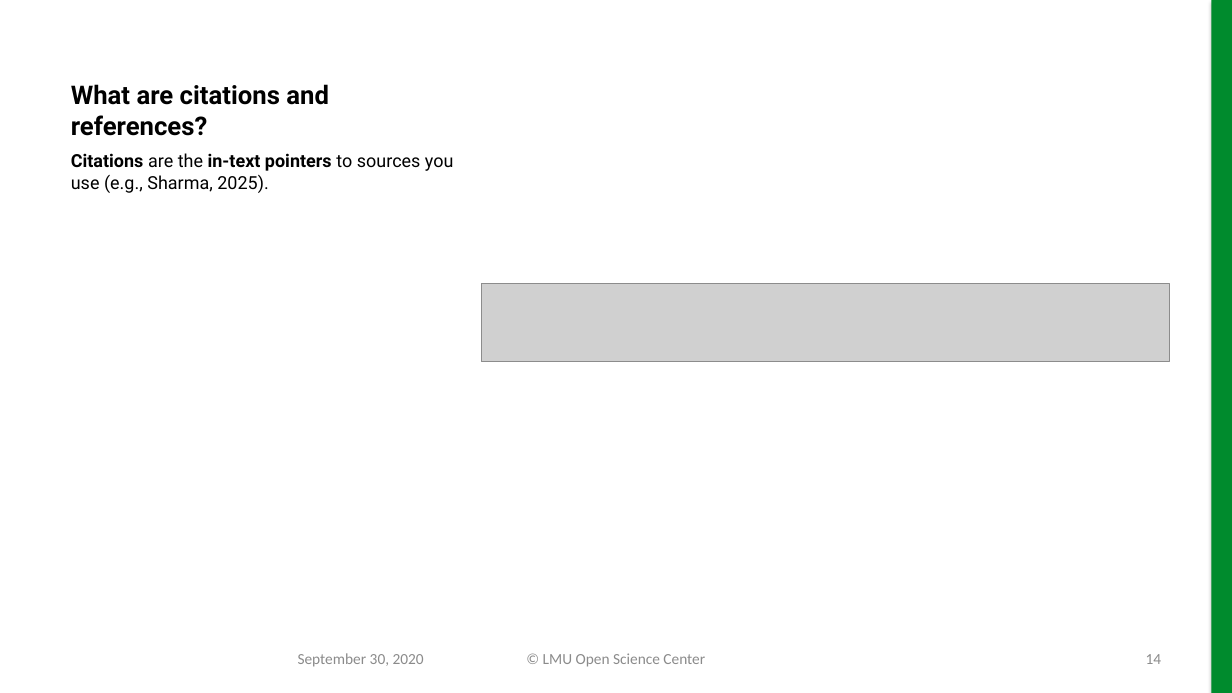
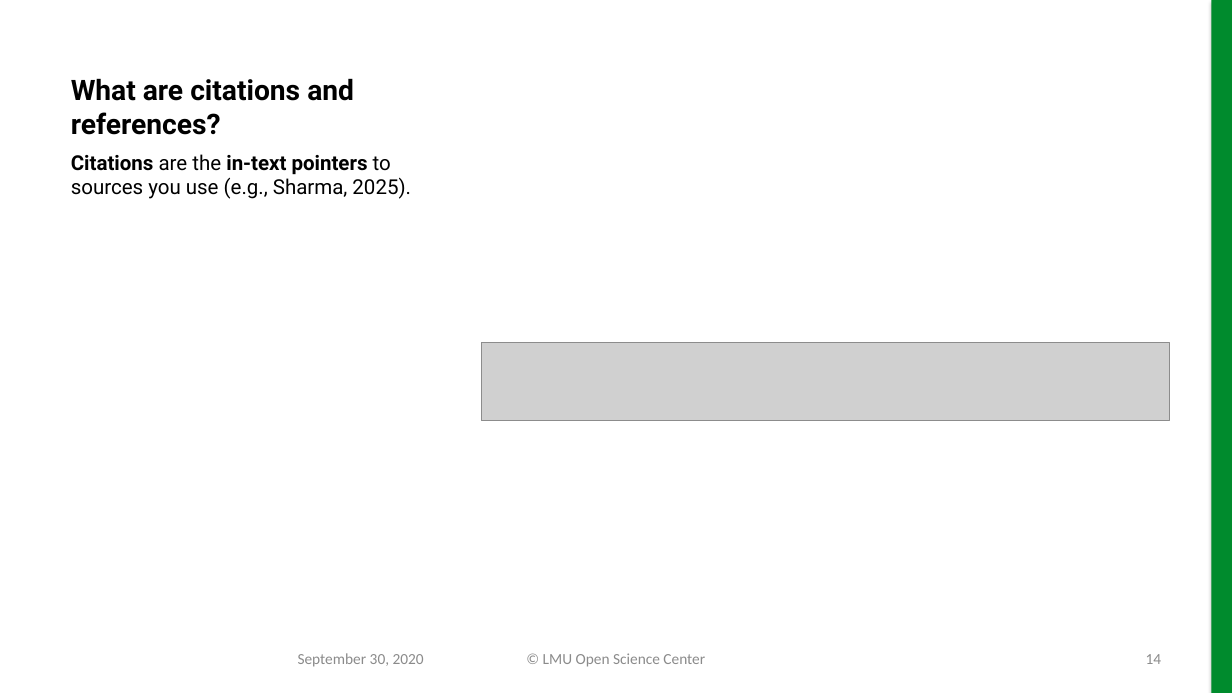
Before and after one commit to lmu-osc/slides-zenodo, a slide deck: slide 14 of working-output.pptx. Drawn at 1232x693 pixels with LibreOffice and Linux fonts; fonts in the diff are those of the drawing; grey boxes stand for pictures; background and template pictures are left out. Boxes give left, top, right and bottom in pixels: in the first picture for what was removed or moved away, otherwise in the second. Text is boxed around its words. In the diff, an @@ line names an element or a change of style, - is before the commit and + after.

```diff
--- a/working-output.pptx
+++ b/working-output.pptx
@@ title "What are citations and references?" at box(71, 78, 354, 135): size 20 to 22 pt @@
@@ text "Citations are the in‑text pointers ..." at box(71, 154, 411, 199): size 14 to 16 pt @@
@@ picture: place and size @@
-picture at box(482, 284, 1169, 362)
+picture at box(482, 343, 1169, 421)
```
Also in this commit, not shown: 6 other slides changed, 11 other files.
